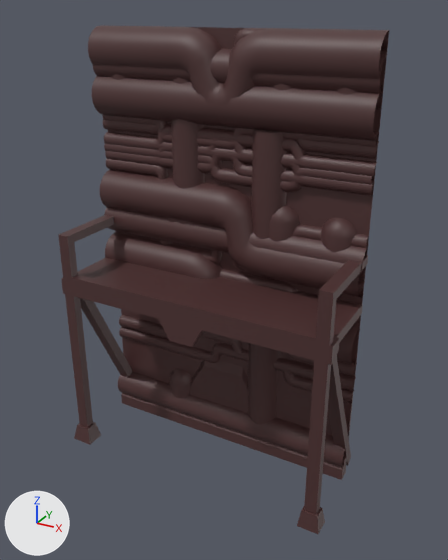
Renders of the FBX model Assets/3D/Models/Anger_Wall_A.fbx from each side of a commit.
Rendered twice from a 50 mm camera at (4.64, -7.73, 6.73) aimed at (0.67, -0.52, 3.12). Lighting does not change. The marker at lower left points along +X, +Y and +Z. Where no turn or scale is listed for an object, it has been applied to the vertices.

Names of what the first picture shows: 'Pipes_A', 'Pipes_B', 'Pipes_C', 'Pipes_D', 'Platform', 'Wall'.
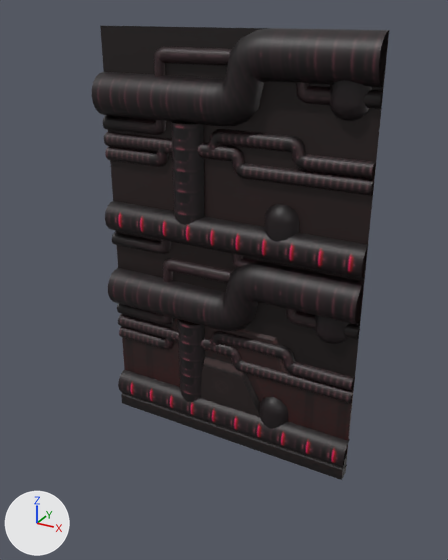
What differs and where, as boxes (x1, y1, x2, y2) in the pictures (448 x 560 px):
'Wall', recoloured (brown to black)
    both: (100, 26, 389, 480)
'Pipes_D', recoloured (brown to black)
    both: (92, 28, 389, 296)
'Pipes_E', added (black)
    after: (108, 258, 365, 468)
'Platform', hidden (brown)
    before: (58, 215, 368, 534)
'Pipes_C', hidden (brown)
    before: (88, 26, 383, 296)
'Pipes_A', hidden (brown)
    before: (93, 25, 389, 298)
'Pipes_B', hidden (brown)
    before: (105, 232, 360, 467)

The change, as a list of edits to the scene's bpy script:
```text
Add img_pipes_a_tex_tga:
    img_pipes_a_tex_tga = load_image('Pipes_A_Tex.tga', '../../2D/Materials/Textures/Pipes_A_Tex.tga', 256, 256, 'sRGB')
Add img_wall_a_tex_tga:
    img_wall_a_tex_tga = load_image('Wall_A_Tex.tga', '../../2D/Materials/Textures/Wall_A_Tex.tga', 256, 256, 'sRGB')
Add mat_lambert37:
    mat_lambert37 = principled_material('lambert37')
    mat_lambert37.texture = img_pipes_a_tex_tga
Add mat_lambert35:
    mat_lambert35 = principled_material('lambert35')
    mat_lambert35.texture = img_wall_a_tex_tga
Change me_mesh_001:
    where me_mesh_001.from_pydata(...)  # 1054 vertices, 878 faces; spans x -214.0..214.0, y 308.0..648.0, z -7.0..31.0
    remove me_mesh_001.materials.append(mat_lambert32)  # brown #4f3131
    add me_mesh_001.materials.append(mat_lambert37)  # picture img_pipes_a_tex_tga
Change me_mesh_005:
    where me_mesh_005.from_pydata(...)  # 94 vertices, 82 faces; spans x -2.12..2.12, y -0.18..0.0, z 0.0..6.48
    remove me_mesh_005.materials.append(mat_lambert32)  # brown #4f3131
    add me_mesh_005.materials.append(mat_lambert35)  # picture img_wall_a_tex_tga
Change me_mesh_003:
    where me_mesh_003.from_pydata(...)  # 1041 vertices, 863 faces; spans x -214.0..214.0, y 308.0..648.0, z -7.0..31.0
    remove me_mesh_003.materials.append(mat_lambert32)  # brown #4f3131
    add me_mesh_003.materials.append(mat_lambert37)  # picture img_pipes_a_tex_tga
Change me_mesh_004:
    where me_mesh_004.from_pydata(...)  # 1041 vertices, 863 faces; spans x -2.14..2.14, y -0.31..0.07, z 3.08..6.48
    remove me_mesh_004.materials.append(mat_lambert32)  # brown #4f3131
    add me_mesh_004.materials.append(mat_lambert37)  # picture img_pipes_a_tex_tga
Change me_mesh_002:
    where me_mesh_002.from_pydata(...)  # 843 vertices, 693 faces; spans x -214.0..214.0, y 16.0..330.0, z -7.0..31.0
    remove me_mesh_002.materials.append(mat_lambert32)  # brown #4f3131
    add me_mesh_002.materials.append(mat_lambert37)  # picture img_pipes_a_tex_tga
Change ob_pipes_a:
    add ob_pipes_a.hide_viewport = True
Change ob_platform:
    add ob_platform.hide_viewport = True
Change ob_pipes_c:
    add ob_pipes_c.hide_viewport = True
Change ob_pipes_b:
    add ob_pipes_b.hide_viewport = True
Add ob_pipes_e:
    ob_pipes_e = bpy.data.objects.new('Pipes_E', me_mesh_002.copy())  # the mesh of ob_pipes_b
    ob_pipes_e.parent = ob_anger_wall_a
    ob_pipes_e.location = (0.566, 0.0, 0.0)
    ob_pipes_e.rotation_euler = (-3.142, 0.0, 0.0)  # degrees (-180, 0, 0)
    ob_pipes_e.scale = (-1.0, -1.0, -1.0)
```
